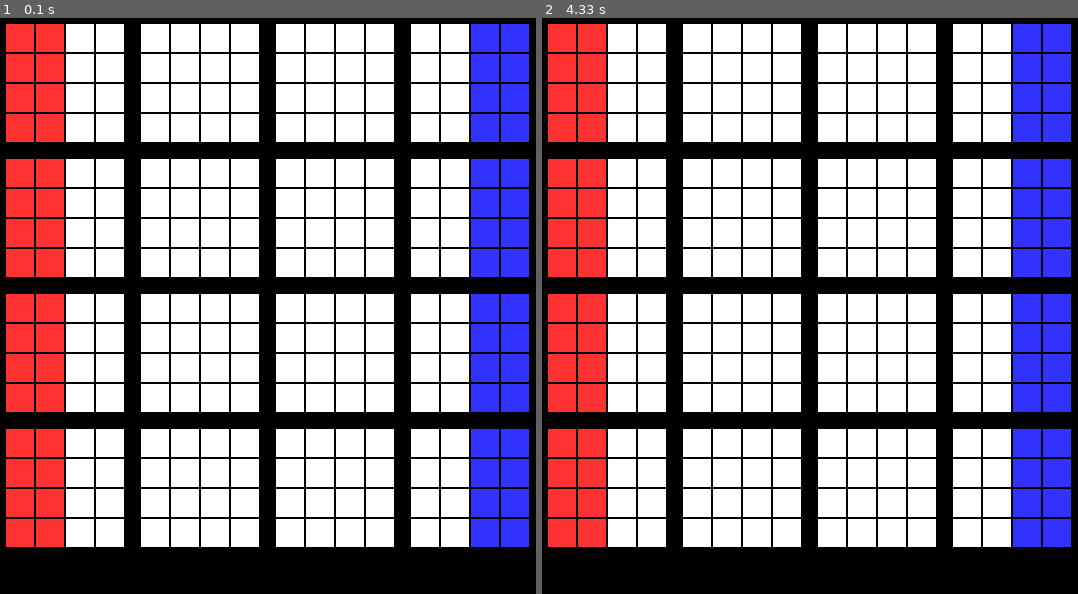
Above: before the commit, frames 1-2 (left to right).
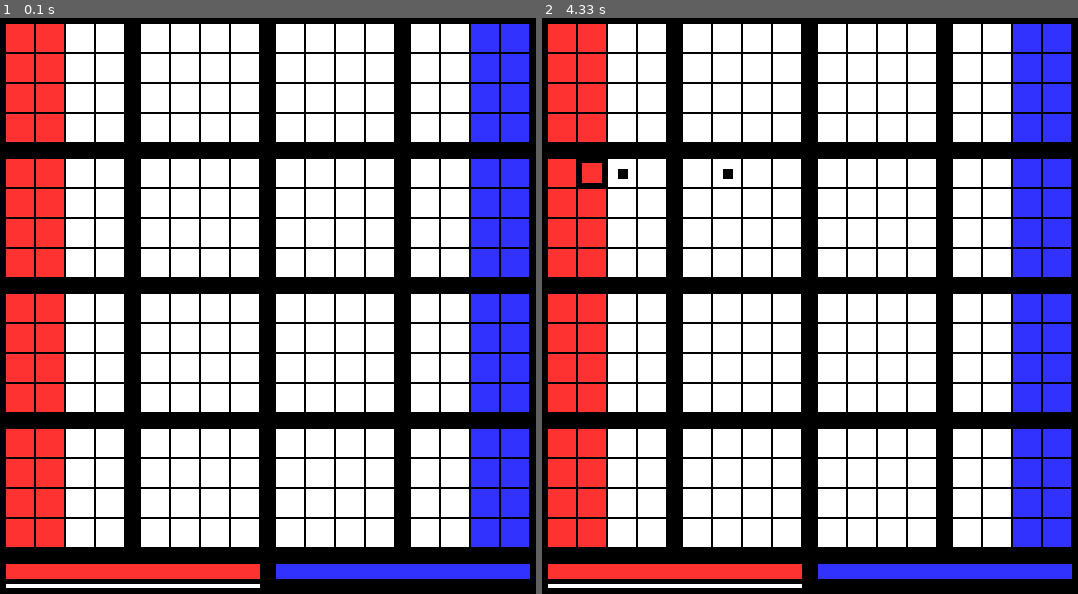
Above: after the commit, the same moments.

Repository: Shnob/4DChess
Game: pygame game, started from pygameTest.py
Two runs of this game, one before a commit and one after it. Both use one fixed random seed, a clock stepped at 60 frames per second and the inputs below.
Inputs (mouse positions are in pixels of both pictures, inside the frame that each line leads up to):
- Up to frame 1 (0.1 s): no input
- Up to frame 2 (4.33 s): click (788, 329) at 0.38 s; click (600, 173) at 4.22 s

The runs differ from the first frame. In frame 1, 2.8% of the frame differs, in the area x 1-99%, y 94-99%; in frame 2, 3.0%, in the area x 1-99%, y 24-99%.

Commit message:
New UI playable

Diff:
--- a/pygameTest.py
+++ b/pygameTest.py
@@ -15,7 +15,7 @@
         self.team = team
         self.mvmt = mvmt
         self.empty = empty
-        self.marked = False
+        self.marked = 0
 
     def display(self):
         if self.empty:
@@ -85,7 +85,26 @@
                         else:
                             colour = (50, 50, 255)
 
-                    pygame.draw.rect(screen, colour, (offsetx + 30 * x, offsety + 30 * y, 28, 28))
+                    if board[x][y][w][z].marked == 0:
+                        pygame.draw.rect(screen, colour, (offsetx + 30 * x, offsety + 30 * y, 28, 28))
+                    elif board[x][y][w][z].marked == 1:
+                        pygame.draw.rect(screen, colour, (offsetx + 30 * x, offsety + 30 * y, 28, 28))
+                        pygame.draw.rect(screen, (0, 0, 0), (offsetx + 30 * x + 10, offsety + 30 * y + 10, 10, 10))
+                    else:
+                        #pygame.draw.rect(screen, (50, 50, 50), (offsetx + 30 * x, offsety + 30 * y, 28, 28))
+                        pygame.draw.rect(screen, colour, (offsetx + 30 * x + 4, offsety + 30 * y + 4, 20, 20))
+
+                    if turn == 0 :
+                        pygame.draw.rect(screen, (255, 255, 255), (15, 575, 254, 4))
+                    else:
+                        pygame.draw.rect(screen, (255, 255, 255), (15 + 15 + 255, 575, 254, 4))
+
+                    pygame.draw.rect(screen, (50, 50, 50), (15, 555, 254, 15))
+                    pygame.draw.rect(screen, (255, 50, 50), (15, 555, mapFromTo(score[0]/32, 0, 1, 0, 254), 15))
+
+                    pygame.draw.rect(screen, (50, 50, 50), (15 + 15 + 255, 555, 254, 15))
+                    pygame.draw.rect(screen, (50, 50, 255), (15 + 15 + 255 + mapFromTo(score[1]/32, 0, 1, 254, 0), 555, mapFromTo(score[1]/32, 0, 1, 0, 254), 15))
+
                 offsetx += 15 + 30 * SIZE
         offsety += 15 + 30 * SIZE
 
@@ -194,10 +213,24 @@
         y = mapFromTo(pos[1], offsety, offsety + 30*4, 0, 4)
         return (math.floor(x), math.floor(y), math.floor(w), math.floor(z))
 
+def markPossible(pos):
+    piece = board[pos[0]][pos[1]][pos[2]][pos[3]]
+    piece.marked = 2
+    for x in range(len(board)):
+        for y in range(len(board[x])):
+            for w in range(len(board[x][y])):
+                for z in range(len(board[x][y][w])):
+                    if piece.mvmt((pos[0],pos[1],pos[2],pos[3]), (x, y, w, z)):
+                        check = board[x][y][w][z]
+                        if check.team != piece.team:
+                            board[x][y][w][z].marked = True
+
+
 makeClearBoard()
 setupBoard()
 
 turn = 0
+
 game = False
 
 while game:
@@ -244,21 +277,37 @@
 
     turn = (turn + 1) % 2
 
-expectedDeltaTime = 1/30
-
-prevTime = time.time()
+turn = 0
+turnType = 0
+
+selPos = None
 
 while True:
-    deltaTime = time.time() - prevTime
-    prevTime = time.time()
-
     for event in pygame.event.get():
         if event.type == pygame.QUIT:
             pygame.quit()
             sys.exit()
         if event.type == pygame.MOUSEBUTTONDOWN:
             #print(event.pos)
-            print(checkClick(event.pos))
+            pos = checkClick(event.pos)
+            piece = board[pos[0]][pos[1]][pos[2]][pos[3]]
+            if turnType == 0:
+                if piece.team == turn:
+                    markPossible(pos)
+                    selPos = pos
+                    turnType = (turnType + 1) % 2
+            else:
+                print("here1")
+                if piece.marked == 1:
+                    print("here2")
+                    if not piece.empty:
+                        score[(turn+1)%2] -= 1
+                    board[pos[0]][pos[1]][pos[2]][pos[3]] = copy.copy(board[selPos[0]][selPos[1]][selPos[2]][selPos[3]])
+                    board[selPos[0]][selPos[1]][selPos[2]][selPos[3]] = Piece(True, None, None)
+                    clearMarked()
+                    turnType = (turnType + 1) % 2
+                    turn = (turn + 1) % 2
+
 
     drawBoard()
     pygame.display.update()
